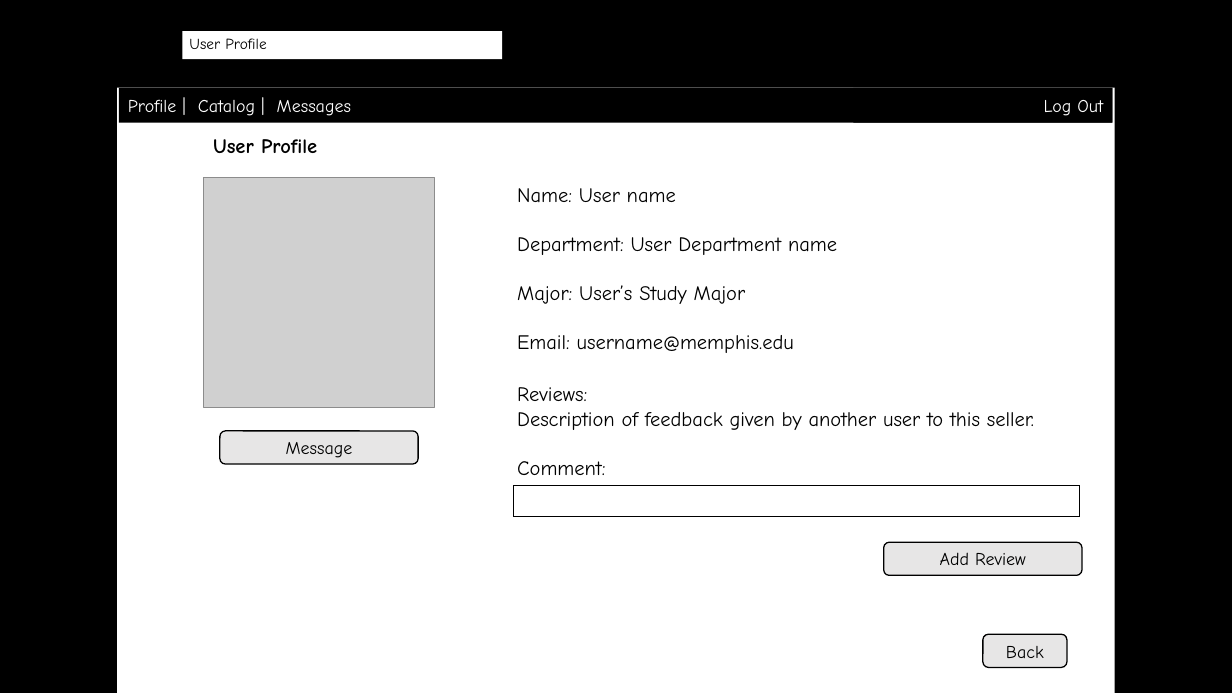
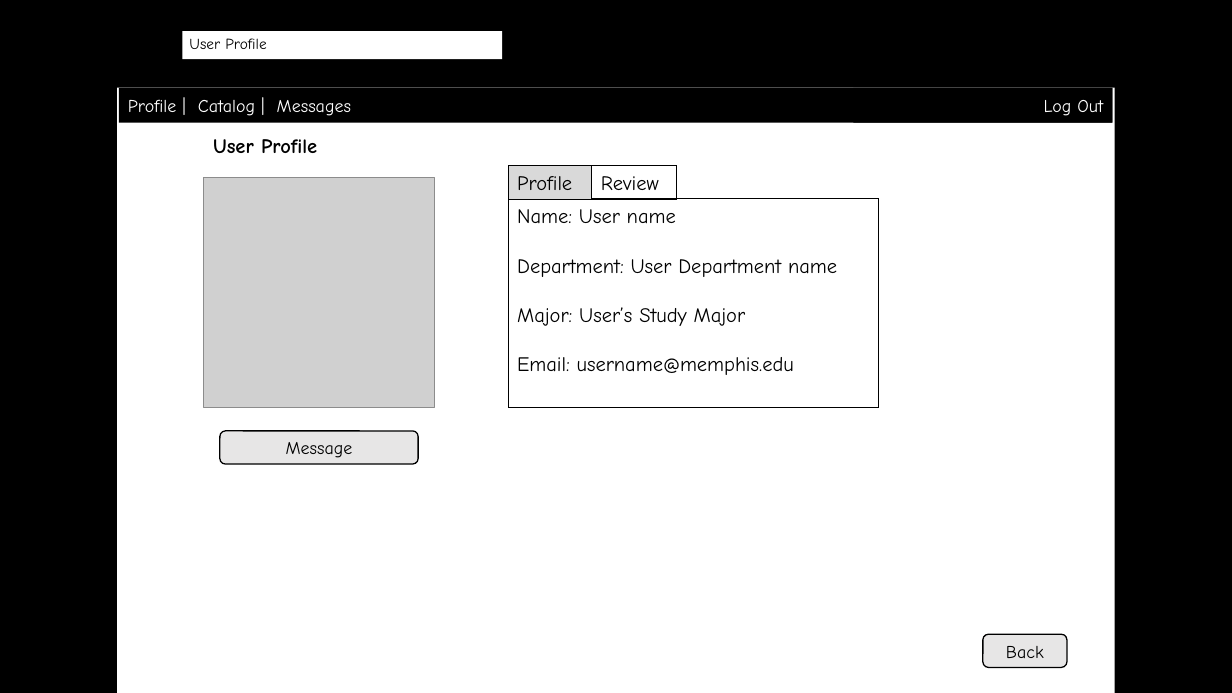
Before and after one commit to byllynho/SellBackMart, a slide deck: slide 12 of docs/wireframes/wireframes.pptx (slide 11 before the commit). Drawn at 1232x693 pixels with LibreOffice and Linux fonts; fonts in the diff are those of the drawing; grey boxes stand for pictures; background and template pictures are left out. Boxes give left, top, right and bottom in pixels: in the first picture for what was removed or moved away, otherwise in the second. Text is boxed around its words. In the diff, an @@ line names an element or a change of style, - is before the commit and + after.

```diff
--- a/docs/wireframes/wireframes.pptx
+++ b/docs/wireframes/wireframes.pptx
@@ rectangle added at bbox=[508, 165, 592, 200], fill #D9D9D9, outline #000000 0.75 pt, 16 pt, text #000000 @@
+Profile
@@ rectangle added at bbox=[592, 165, 677, 200], outline #000000 0.75 pt, 16 pt, text #000000 @@
+Review
@@ rectangle "Name: User name": place and size @@
-rectangle "Name: User name" at bbox=[517, 188, 837, 353]
+rectangle "Name: User name" at bbox=[508, 199, 879, 408]
@@ rectangle "Name: User name" at bbox=[508, 199, 879, 408]: outline none to #000000 0.75 pt @@
@@ text removed at bbox=[517, 387, 1034, 475] @@
-Reviews:
-Description of feedback given by another user to this seller.
-Comment:
@@ rectangle removed at bbox=[514, 485, 1080, 517] @@
@@ rounded rectangle removed at bbox=[884, 543, 1082, 576] @@
-Add Review
```
Also in this commit, not shown: 1 other slide changed, 3 slides added, 1 slide removed.
